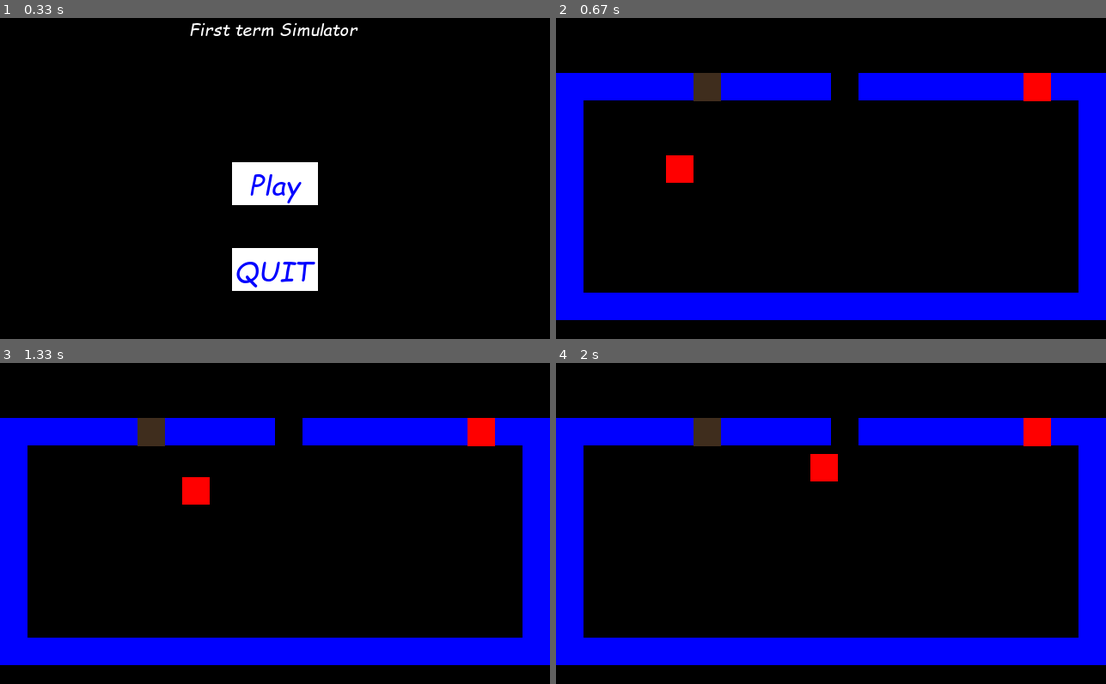
Above: before the commit, frames 1-4 (two rows, left to right).
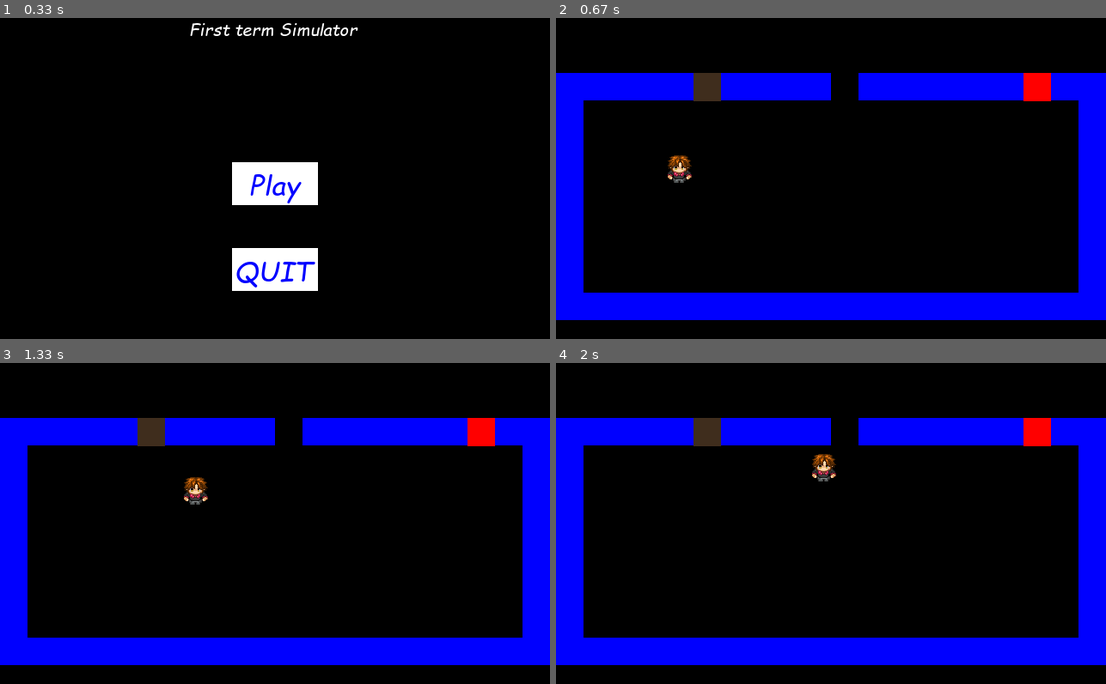
Above: after the commit, the same moments.

Repository: ClintLeetwood/PyGame-Projekt
Game: pygame game, started from Python Spelprojekt/Python_Spelprojekt.py
The game is run twice, just before and just after one commit, with the same random seed, the same clock (stepped at 60 frames per second) and the same inputs.
Inputs (mouse positions are in pixels of both pictures, inside the frame that each line leads up to):
- Up to frame 1 (0.33 s): no input
- Up to frame 2 (0.67 s): click (831, 184) at 0.38 s
- Up to frame 3 (1.33 s): hold Right 0.67-1.13 s; move the mouse to (253, 558) at 0.7 s; hold Up from 1.17 s (still down)
- Up to frame 4 (2 s): release Up at 1.47 s; hold Right 1.5-1.97 s

Frame 1 is identical in both runs. In frame 2, 0.4% of the frame differs, in the area x 20-25%, y 42-52%; in frame 3, 0.4%; in frame 4, 0.4%.

Commit message:
pascal and character uploaded

Diff:
--- a/Python Spelprojekt/Python_Spelprojekt.py
+++ b/Python Spelprojekt/Python_Spelprojekt.py
@@ -15,6 +15,7 @@
         self.static=0
         self.intro_background=pygame.Surface((WIN_WIDTH,WIN_HEIGHT))
         self.enemy_3_spritesheet=Spritesheet('Python Spelprojekt/img/Pascal.png')
+        self.character_spritesheet=Spritesheet('Python Spelprojekt/img/character_down.png')
     def Tilemap(self): #follows the map in config
         for i, row in enumerate(tilemap): #y position
             for j, column in enumerate(row): #x position
--- a/Python Spelprojekt/sprites.py
+++ b/Python Spelprojekt/sprites.py
@@ -28,9 +28,9 @@
         self.x_change=0
         self.y_change=0
         self.facing='down'
-
-        self.image=pygame.Surface([self.width,self.height])#right now the player is sqaure fill in pic later
-        self.image.fill(RED)
+        self.image=self.game.character_spritesheet.get_sprite(0,0,self.width,self.height)
+        #self.image=pygame.Surface([self.width,self.height])#right now the player is sqaure fill in pic later
+        #self.image.fill(RED)
 
         self.rect=self.image.get_rect() #Where the player is 'hitbox' etc
         self.rect.x=self.x
Binary file added: Python Spelprojekt/img/character_down.png
